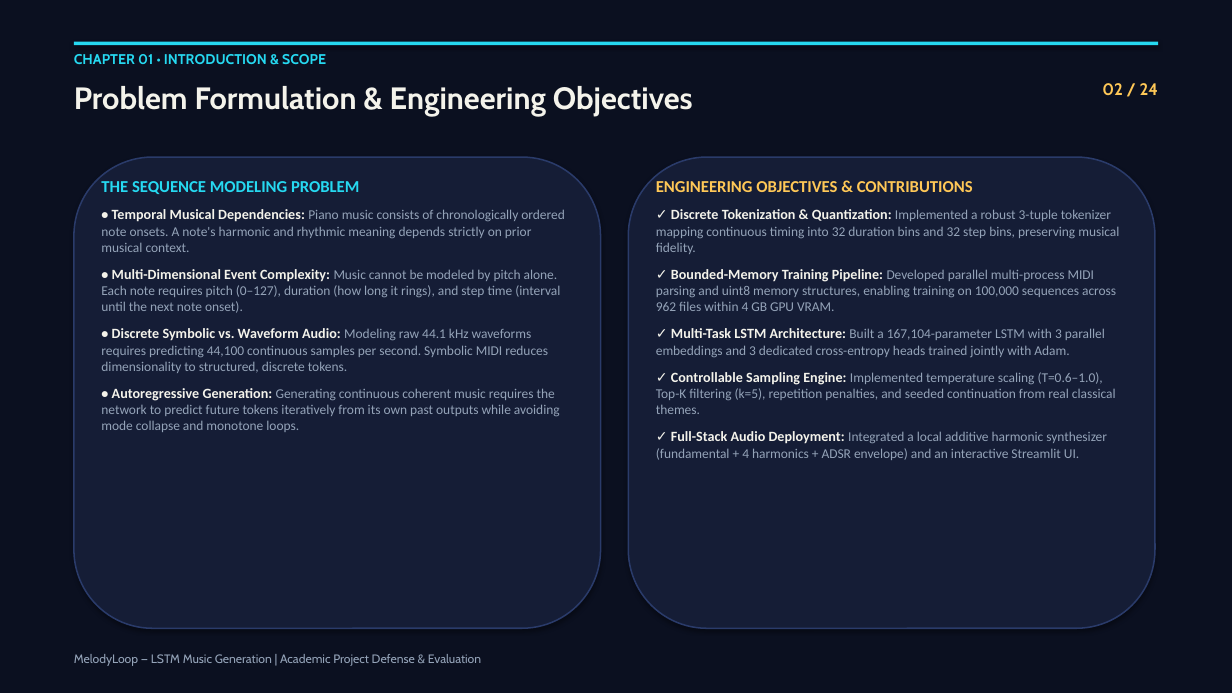
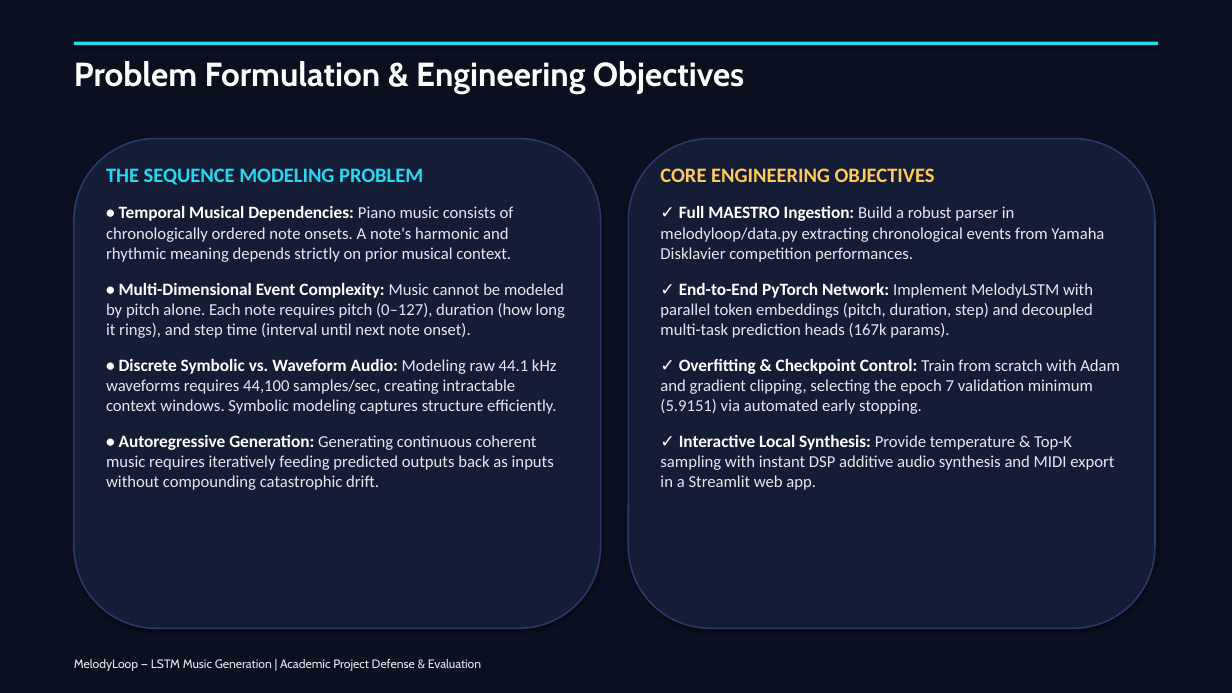
Before and after one commit to Pankaj-Jhajhria/Music-Generation-using-LSTM-MelodyLoop-, a slide deck: slide 2 of MelodyLoop_Presentation_Professional.pptx. Drawn at 1232x693 pixels with LibreOffice and Linux fonts; fonts in the diff are those of the drawing. Boxes give left, top, right and bottom in pixels: in the first picture for what was removed or moved away, otherwise in the second. Text is boxed around its words. In the diff, an @@ line names an element or a change of style, - is before the commit and + after.

Commit message:
refactor(presentation): Update slide deck to 17 slides with large legible text, white text, and clean header banners

```diff
--- a/MelodyLoop_Presentation_Professional.pptx
+++ b/MelodyLoop_Presentation_Professional.pptx
@@ text "Problem Formulation & Engineering Objectives": place and size @@
-text "Problem Formulation & Engineering Objectives" at bbox=[74, 86, 693, 116]
+text "Problem Formulation & Engineering Objectives" at bbox=[74, 61, 744, 95]
@@ text "Problem Formulation & Engineering Objectives" at bbox=[74, 61, 744, 95]: size 24 to 26 pt, text colour #F4F3EB to #FFFFFF @@
@@ text removed at bbox=[74, 54, 326, 64] @@
-CHAPTER 01 • INTRODUCTION & SCOPE
@@ text removed at bbox=[1102, 83, 1159, 95] @@
-02 / 24
@@ rounded rectangle: place and size @@
-rounded rectangle at bbox=[628, 157, 1155, 628]
+rounded rectangle at bbox=[74, 139, 601, 628]
@@ rounded rectangle: place and size @@
-rounded rectangle at bbox=[74, 157, 601, 628]
+rounded rectangle at bbox=[628, 139, 1155, 628]
@@ text "THE SEQUENCE MODELING PROBLEM": place and size @@
-text "THE SEQUENCE MODELING PROBLEM" at bbox=[101, 181, 564, 432]
+text "THE SEQUENCE MODELING PROBLEM" at bbox=[106, 168, 565, 490]
@@ text at bbox=[106, 168, 514, 262]: size 13 to 16 pt in "THE SEQUENCE MODELING PROBLEM"; size 11 to 13.5 pt, text colour #F4F3EB to #FFFFFF in "• Temporal Musical Dependencies:"; size 10.5 to 13 pt, text colour #94A3B8 to #E2E8F0 in "Piano music consists of chronologically ordered note ..."; more space between paragraphs @@
@@ text at bbox=[660, 168, 1120, 490]: text changed; size 10.5 to 13 pt; text colour #94A3B8 to #E2E8F0 @@
-ENGINEERING OBJECTIVES & CONTRIBUTIONS
-✓ Discrete Tokenization & Quantization: Implemented a robust 3-tuple tokenizer mapping continuous timing into 32 duration bins and 32 step bins, preserving musical fidelity.
-✓ Bounded-Memory Training Pipeline: Developed parallel multi-process MIDI parsing and uint8 memory structures, enabling training on 100,000 sequences across 962 files within 4 GB GPU VRAM.
-✓ Multi-Task LSTM Architecture: Built a 167,104-parameter LSTM with 3 parallel embeddings and 3 dedicated cross-entropy heads trained jointly with Adam.
-✓ Controllable Sampling Engine: Implemented temperature scaling (T=0.6–1.0), Top-K filtering (k=5), repetition penalties, and seeded continuation from real classical themes.
-✓ Full-Stack Audio Deployment: Integrated a local additive harmonic synthesizer (fundamental + 4 harmonics + ADSR envelope) and an interactive Streamlit UI.
+CORE ENGINEERING OBJECTIVES
+✓ Full MAESTRO Ingestion: Build a robust parser in melodyloop/data.py extracting chronological events from Yamaha Disklavier competition performances.
+✓ End-to-End PyTorch Network: Implement MelodyLSTM with parallel token embeddings (pitch, duration, step) and decoupled multi-task prediction heads (167k params).
+✓ Overfitting & Checkpoint Control: Train from scratch with Adam and gradient clipping, selecting the epoch 7 validation minimum (5.9151) via automated early stopping.
+✓ Interactive Local Synthesis: Provide temperature & Top-K sampling with instant DSP additive audio synthesis and MIDI export in a Streamlit web app.
@@ text at bbox=[106, 283, 565, 490]: text changed; size 10.5 to 13 pt; text colour #94A3B8 to #E2E8F0 @@
-• Multi-Dimensional Event Complexity: Music cannot be modeled by pitch alone. Each note requires pitch (0–127), duration (how long it rings), and step time (interval until the next note onset).
-• Discrete Symbolic vs. Waveform Audio: Modeling raw 44.1 kHz waveforms requires predicting 44,100 continuous samples per second. Symbolic MIDI reduces dimensionality to structured, discrete tokens.
-• Autoregressive Generation: Generating continuous coherent music requires the network to predict future tokens iteratively from its own past outputs while avoiding mode collapse and monotone loops.
+• Multi-Dimensional Event Complexity: Music cannot be modeled by pitch alone. Each note requires pitch (0–127), duration (how long it rings), and step time (interval until next note onset).
+• Discrete Symbolic vs. Waveform Audio: Modeling raw 44.1 kHz waveforms requires 44,100 samples/sec, creating intractable context windows. Symbolic modeling captures structure efficiently.
+• Autoregressive Generation: Generating continuous coherent music requires iteratively feeding predicted outputs back as inputs without compounding catastrophic drift.
@@ text "MelodyLoop — LSTM Music Generation ..." at bbox=[74, 659, 481, 671]: text colour #94A3B8 to #E2E8F0 @@
```
Also in this commit, not shown: 16 other slides changed, 7 slides removed, 2 other files.
